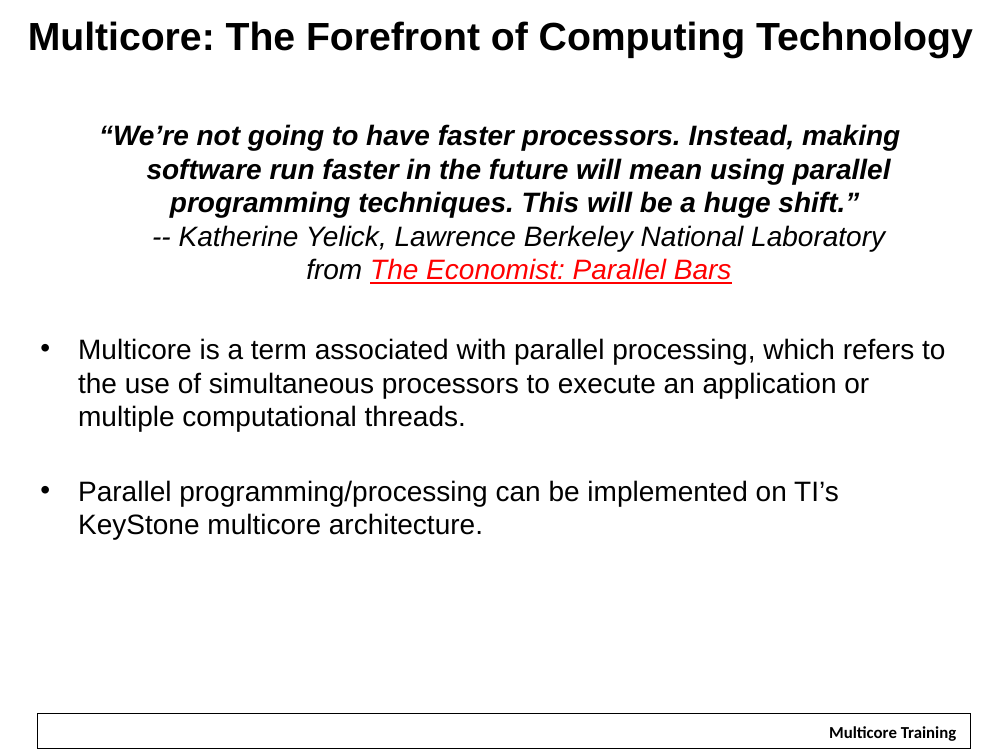
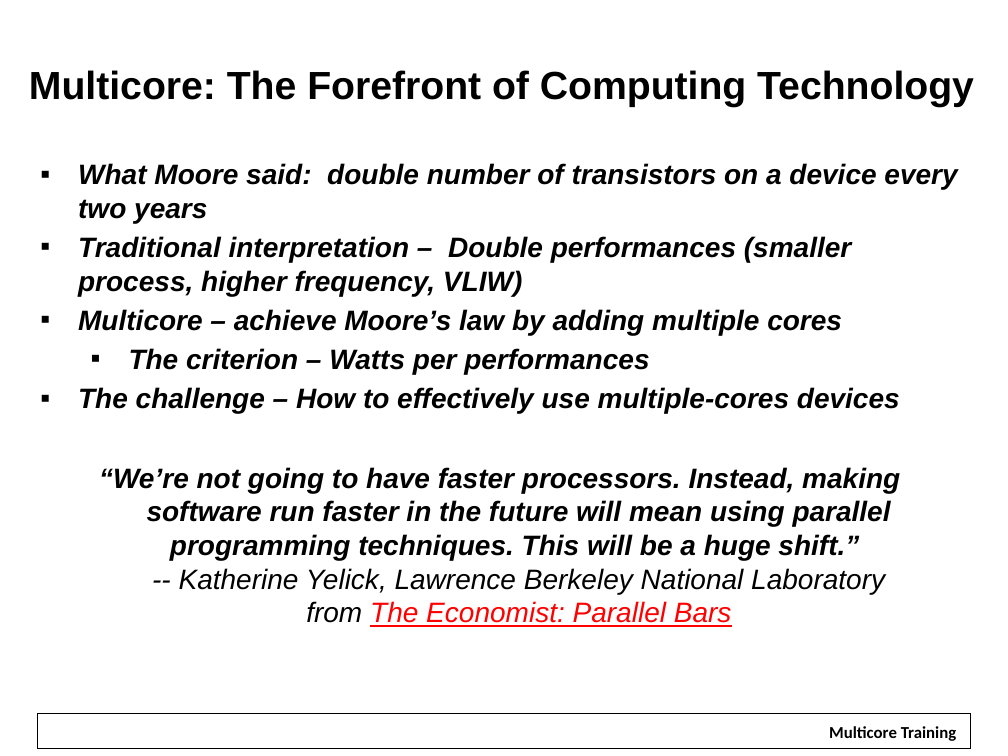
Before and after one commit to hari1989/keystone-workshop, a slide deck: slide 4 of slides/Multicore Design.pptx (slide 2 before the commit). Drawn at 1008x756 pixels with LibreOffice and Linux fonts; fonts in the diff are those of the drawing; background and template pictures are left out. Boxes give left, top, right and bottom in pixels: in the first picture for what was removed or moved away, otherwise in the second. Text is boxed around its words. In the diff, an @@ line names an element or a change of style, - is before the commit and + after.

```diff
--- a/slides/Multicore Design.pptx
+++ b/slides/Multicore Design.pptx
@@ title "Multicore: The Forefront of Computing ...": place and size @@
-title "Multicore: The Forefront of Computing ..." at <box>28,21,973,58</box>
+title "Multicore: The Forefront of Computing ..." at <box>29,70,974,107</box>
@@ text at <box>78,163,957,413</box>: paragraphs added @@
+▪ What Moore said: double number of transistors on a device every two years
+▪ Traditional interpretation – Double performances (smaller process, higher frequency, VLIW)
+▪ Multicore – achieve Moore’s law by adding multiple cores
+  ▪ The criterion – Watts per performances
+▪ The challenge – How to effectively use multiple-cores devices
@@ text at <box>78,338,945,539</box>: paragraphs removed @@
-• Multicore is a term associated with parallel processing, which refers to the use of simultaneous processors to execute an application or multiple computational threads.
-• Parallel programming/processing can be implemented on TI’s KeyStone multicore architecture.
```
Also in this commit, not shown: 6 other slides changed, 36 slides added, 5 slides removed.
